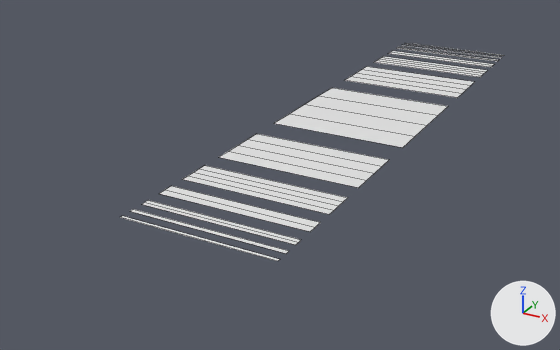
Renders of the FBX model Scenes/KMHH/Resources/Effects/eff_SceneChange.fbx from each side of a commit.
Rendered twice from a 50 mm lens placed at (4.26, -10.38, 3.89), pointed at (-0.93, -0.94, -0.84). Every picture has the same lights, and +X, +Y and +Z are marked at lower right. Mesh edges are drawn as thin lines.

In view in the first picture: 'SceneChange'.
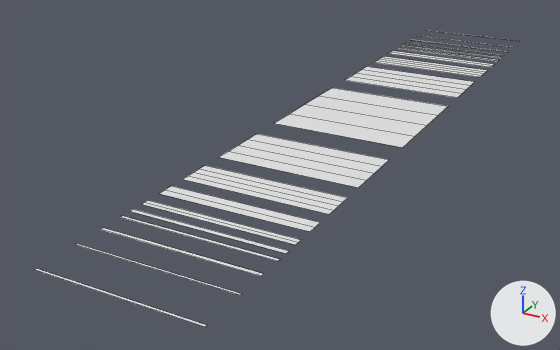
The edits, one by one:
me_平面 has 90 vertices, 32 faces and spans x -1.0..1.0, y -4.49..4.48, z 0.0.
me_平面 is used by ob_scenechange; location (0.0, 0.0, 0.0).
me_平面 part 1: the loose piece of 4 vertices spanning x -1.0..1.0, y 4.44..4.48, z 0.0 is copied, and the copy is moved by (0.0, 0.33, 0.0); it spans x -1.0..1.0, y 4.76..4.81, z 0.0.
me_平面 part 2: the loose piece of 4 vertices spanning x -1.0..1.0, y -4.49..-4.45, z 0.0 is copied, and the copy is moved by (0.0, -0.33, 0.0); it spans x -1.0..1.0, y -4.82..-4.77, z 0.0.
me_平面 part 3: the loose piece of 4 vertices spanning x -1.0..1.0, y -4.49..-4.45, z 0.0 is copied, and the copy is moved by (0.0, -0.72, 0.0); it spans x -1.0..1.0, y -5.2..-5.18, z 0.0.
me_平面 part 4: the loose piece of 4 vertices spanning x -1.0..1.0, y -4.49..-4.45, z 0.0 is copied, and the copy is moved by (0.0, -1.3, 0.0); it spans x -1.0..1.0, y -5.78..-5.75, z 0.0.

Boxes (x1, y1, x2, y2) around the edits, measured in the pictures (560 x 350 px):
'SceneChange', reshaped (25% wider, 36% taller): before (120, 43, 504, 261); after (35, 30, 516, 327)
part 1 of me_平面, added: after (414, 40, 508, 52)
part 2 of me_平面, added: after (100, 228, 263, 276)
part 3 of me_平面, added: after (76, 244, 241, 295)
part 4 of me_平面, added: after (35, 268, 207, 327)
